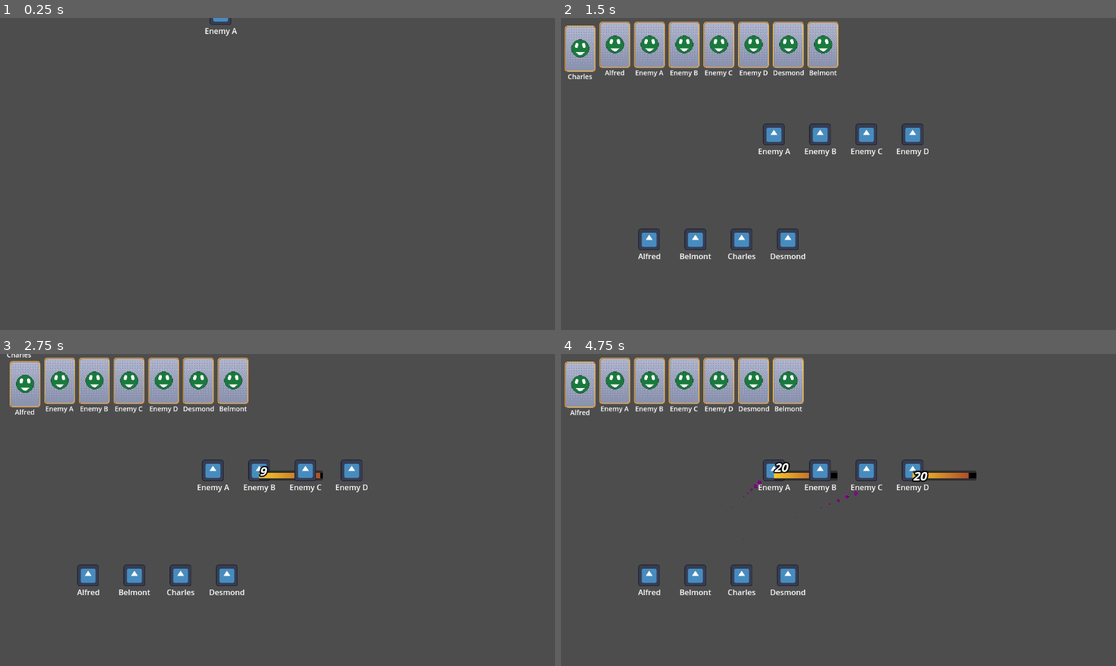
Above: before the commit, frames 1-4 (two rows, left to right).
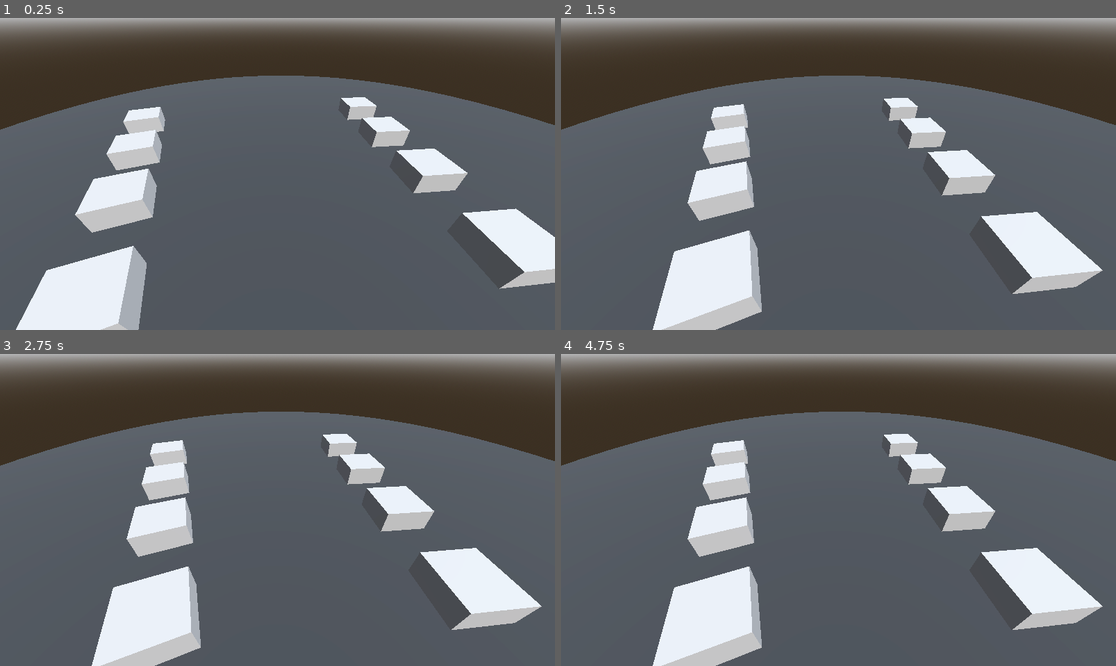
Above: after the commit, the same moments.

Repository: Kibibibit/rpg-project
Game: Godot game, scene res://scenes/scenes/battle_scene/battle_scene.tscn
The game is run twice, just before and just after one commit, with the same random seed, the same clock (stepped at 60 frames per second) and the same inputs. The engine's default icon, where the game draws it, is replaced by a stand-in: a white triangle on a blue panel in a dark square.
Inputs:
- Up to frame 1 (0.25 s): no input
- Up to frame 2 (1.5 s): no input
- Up to frame 3 (2.75 s): no input
- Up to frame 4 (4.75 s): tap Enter at 3.5 s

The runs differ from the first frame. In frame 1, 44% of the frame differs, in the area x 0-100%, y 0-100%; in frame 2, 48%; in frame 3, 48%; in frame 4, 49%.

Commit message:
Committing some of the 3d work

Diff:
--- a/project.godot
+++ b/project.godot
@@ -18,3 +18,7 @@
 [autoload]
 
 SignalBus="*res://scripts/nodes/autoloads/signal_bus/signal_bus.gd"
+
+[editor_plugins]
+
+enabled=PackedStringArray("res://addons/todo_finder/plugin.cfg")
--- a/scenes/scenes/battle_scene/battle_scene.gd
+++ b/scenes/scenes/battle_scene/battle_scene.gd
@@ -3,7 +3,7 @@
 
 
 func _ready() -> void:
-	var battle_runner: BattleRunner = $BattleRunner
+	var state_machine: BattleStateMachine = $BattleStateMachine
 
 	var char_def_player_a: CharacterDef = load("res://resource/character_defs/char_def_hero_a.tres")
 	var char_def_player_b: CharacterDef = load("res://resource/character_defs/char_def_hero_b.tres")
@@ -12,7 +12,7 @@
 
 	var char_def_enemy_a: CharacterDef = load("res://resource/character_defs/char_def_enemy_a.tres")
 
-	battle_runner.run_battle(
+	var battle_state_data := BattleStateData.new(
 		[
 			Character.new(char_def_player_a),
 			Character.new(char_def_player_b),
@@ -26,3 +26,5 @@
 			Character.new(char_def_enemy_a)
 		]
 	)
+
+	state_machine.start_state_machine(battle_state_data)
--- a/scenes/scenes/battle_scene/battle_scene.tscn
+++ b/scenes/scenes/battle_scene/battle_scene.tscn
@@ -1,24 +1,26 @@
-[gd_scene load_steps=6 format=3 uid="uid://bpexcnoh4ln5l"]
+[gd_scene load_steps=7 format=3 uid="uid://bpexcnoh4ln5l"]
 
-[ext_resource type="Script" uid="uid://bxdfmvir074rn" path="res://scripts/nodes/battle/battle_runner.gd" id="1_bcrjf"]
 [ext_resource type="Script" uid="uid://chmwipf70aul0" path="res://scenes/scenes/battle_scene/battle_scene.gd" id="1_kgbuy"]
-[ext_resource type="Script" uid="uid://cauv0ocrsdfc2" path="res://scripts/nodes/battle/ai_controller.gd" id="2_j7fpl"]
-[ext_resource type="Script" uid="uid://cfc040vam32k1" path="res://scripts/nodes/battle/skill_runner.gd" id="4_47328"]
-[ext_resource type="PackedScene" uid="uid://b63e4n2mxcose" path="res://scenes/scenes/battle_scene/battle_scene_visuals/battle_scene_visuals_root.tscn" id="5_56lyg"]
+[ext_resource type="PackedScene" uid="uid://bpee84quochvr" path="res://scenes/scenes/battle_scene/battle_scene_visuals/ui/battle_ui.tscn" id="5_56lyg"]
+[ext_resource type="Script" uid="uid://c238fufsoe7be" path="res://scripts/nodes/battle/state_machine/battle_state_machine.gd" id="6_m5gns"]
+[ext_resource type="PackedScene" uid="uid://b63e4n2mxcose" path="res://scenes/scenes/battle_scene/battle_scene_visuals/battle_scene_3d.tscn" id="6_ojmsi"]
+[ext_resource type="Script" uid="uid://dtwubk34v1e47" path="res://scripts/nodes/battle/state_machine/state_nodes/round_start_state_node.gd" id="7_ip10j"]
+[ext_resource type="Script" uid="uid://bi21sk8odavpx" path="res://scripts/nodes/battle/state_machine/state_nodes/pre_battle_state_node.gd" id="7_ojmsi"]
 
 [node name="BattleScene" type="Node"]
 script = ExtResource("1_kgbuy")
 
-[node name="BattleSceneVisualsRoot" parent="." instance=ExtResource("5_56lyg")]
+[node name="BattleStateMachine" type="Node" parent="." node_paths=PackedStringArray("current_state")]
+script = ExtResource("6_m5gns")
+current_state = NodePath("PreBattleState")
 
-[node name="BattleRunner" type="Node" parent="."]
-script = ExtResource("1_bcrjf")
-metadata/_custom_type_script = "uid://bxdfmvir074rn"
+[node name="PreBattleState" type="Node" parent="BattleStateMachine" node_paths=PackedStringArray("round_start_state")]
+script = ExtResource("7_ojmsi")
+round_start_state = NodePath("../RoundStartState")
 
-[node name="AIController" type="Node" parent="BattleRunner"]
-script = ExtResource("2_j7fpl")
-metadata/_custom_type_script = "uid://cauv0ocrsdfc2"
+[node name="RoundStartState" type="Node" parent="BattleStateMachine"]
+script = ExtResource("7_ip10j")
 
-[node name="SkillRunner" type="Node" parent="BattleRunner"]
-script = ExtResource("4_47328")
-metadata/_custom_type_script = "uid://cfc040vam32k1"
+[node name="BattleUI" parent="." instance=ExtResource("5_56lyg")]
+
+[node name="BattleScene3D" parent="." instance=ExtResource("6_ojmsi")]
--- a/scenes/scenes/battle_scene/battle_scene_visuals/2d/battle_character/battle_character.gd
+++ /dev/null
@@ -1,54 +0,0 @@
-extends Node2D
-class_name BattleCharacter
-
-const _PACKED_SCENE: PackedScene = preload("uid://dn051ct866wlc")
-
-static func new_battle_character(p_character_id: int) -> BattleCharacter:
-	var instance: BattleCharacter = _PACKED_SCENE.instantiate() as BattleCharacter
-	instance.character = Character.from_id(p_character_id)
-	return instance
-
-@onready
-var skin_parent: Node2D = %SkinParent
-@onready
-var name_label: Label = %NameLabel
-
-var hp_bar: BarPopup
-var character: Character
-var _tween: Tween
-var target_position: Vector2
-
-
-func _ready() -> void:
-	if character:
-		name_label.text = character.character_name
-	_setup_signals()
-
-func _setup_signals() -> void:
-	SignalBus.Battle.UI.show_damage_number.connect(_show_damage_number)
-
-func update() -> void:
-	if _tween:
-		_tween.kill()
-	_tween = create_tween()
-	_tween.tween_property(self, "position", target_position, 0.5)
-	_tween.tween_callback(_on_update_done)
-	_tween.play()
-
-func _on_update_done() -> void:
-	SignalBus.Battle.UI.emit_on_character_ready(character.get_instance_id())
-
-func _show_damage_number(
-	p_character_id: int,
-	p_amount: int
-) -> void:
-	if character.get_instance_id() == p_character_id:
-		# TODO: Signal to tell character when bar has died
-		if !hp_bar:
-			hp_bar = BarPopup.new_popup_bar()
-			hp_bar.done.connect(_clear_hp_bar)
-			add_child(hp_bar)
-		hp_bar.update.call_deferred(character.hp + p_amount, character.hp, character.max_hp)
-
-func _clear_hp_bar() -> void:
-	hp_bar = null
--- a/scenes/scenes/battle_scene/battle_scene_visuals/2d/battle_character/battle_character.tscn
+++ /dev/null
@@ -1,27 +0,0 @@
-[gd_scene load_steps=3 format=3 uid="uid://dn051ct866wlc"]
-
-[ext_resource type="Script" uid="uid://bl4dy6vsgwrbf" path="res://scenes/scenes/battle_scene/battle_scene_visuals/2d/battle_character/battle_character.gd" id="1_oicxq"]
-[ext_resource type="Texture2D" uid="uid://cr3lqoqc4rvr2" path="res://icon.svg" id="2_mdf3p"]
-
-[node name="BattleCharacter" type="Node2D"]
-script = ExtResource("1_oicxq")
-
-[node name="SkinParent" type="Node2D" parent="."]
-unique_name_in_owner = true
-
-[node name="Sprite2D" type="Sprite2D" parent="SkinParent"]
-scale = Vector2(0.3515625, 0.3515625)
-texture = ExtResource("2_mdf3p")
-
-[node name="NameLabel" type="Label" parent="."]
-unique_name_in_owner = true
-anchors_preset = 5
-anchor_left = 0.5
-anchor_right = 0.5
-offset_left = -23.5
-offset_top = 23.0
-offset_right = 23.5
-offset_bottom = 46.0
-grow_horizontal = 2
-text = "Name"
-horizontal_alignment = 1
--- a/scenes/scenes/battle_scene/battle_scene_visuals/2d/battle_scene_2d.tscn
+++ b/scenes/scenes/battle_scene/battle_scene_visuals/2d/battle_scene_2d.tscn
@@ -1,6 +1,6 @@
 [gd_scene load_steps=4 format=3 uid="uid://u1iqplaufuh6"]
 
-[ext_resource type="Script" uid="uid://7cdjk6jdhbd4" path="res://scenes/scenes/battle_scene/battle_scene_visuals/2d/party_parent.gd" id="1_2gcnc"]
+[ext_resource type="Script" uid="uid://7cdjk6jdhbd4" path="res://scenes/scenes/battle_scene/battle_scene_visuals/party_parent.gd" id="1_2gcnc"]
 [ext_resource type="Script" uid="uid://coxtenmc75tdh" path="res://scenes/scenes/battle_scene/battle_scene_visuals/2d/battle_scene_2d.gd" id="1_lnbsb"]
 [ext_resource type="Script" uid="uid://dsh2a7mhtgrag" path="res://scenes/scenes/battle_scene/battle_scene_visuals/2d/vfx_manager.gd" id="3_gd11s"]
 
--- a/scenes/scenes/battle_scene/battle_scene_visuals/2d/party_parent.gd
+++ /dev/null
@@ -1,38 +0,0 @@
-extends Node2D
-class_name PartyParent
-
-@export
-var player_party: bool = false
-
-var battle_characters: Dictionary[int, BattleCharacter] = {}
-var _characters_ready: Array[int] = []
-
-func _ready() -> void:
-	_setup_signals()
-
-
-func _setup_signals() -> void:
-	SignalBus.Battle.do_battle_start.connect(_on_do_battle_start)
-	SignalBus.Battle.UI.on_character_ready.connect(_on_character_ready)
-
-
-func _on_do_battle_start(p_player_party: Array[Character], p_enemy_party: Array[Character]) -> void:
-	var party: Array[Character] = p_player_party if player_party else p_enemy_party
-
-	var index: int = 0
-	for character in party:
-		var c_id: int = character.get_instance_id()
-		var battle_character := BattleCharacter.new_battle_character(c_id)
-		battle_characters[c_id] = battle_character
-		battle_character.position.x = 32 + index * 2048
-		battle_character.target_position.x = index * 96
-		battle_character.position.y = 500 if player_party else -500
-		add_child(battle_character)
-		battle_character.update.call_deferred() # in case of immediate return
-		index += 1
-
-func _on_character_ready(p_character_id: int) -> void:
-	if p_character_id in battle_characters.keys():
-		_characters_ready.append(p_character_id)
-		if _characters_ready.size() == battle_characters.size():
-			SignalBus.Battle.UI.emit_on_party_ready.call_deferred(player_party)
--- /dev/null
+++ b/scenes/scenes/battle_scene/battle_scene_visuals/battle_character/battle_character.gd
@@ -0,0 +1,21 @@
+extends Node3D
+class_name BattleCharacter
+
+const _PACKED_SCENE := preload("uid://cmrdxxl8j661")
+
+static func new_battle_character(p_character: Character) -> BattleCharacter:
+	var instance: BattleCharacter = _PACKED_SCENE.instantiate()
+	instance.character = p_character
+	return instance
+
+@onready
+var skin_parent: Node3D = %SkinParent
+
+var character: Character
+
+
+func enter_scene() -> void:
+	var tween: Tween = create_tween()
+	tween.tween_property(self, "position", position + Vector3(0,0,-1), 1.0)
+	tween.play()
+	visible = true
--- /dev/null
+++ b/scenes/scenes/battle_scene/battle_scene_visuals/battle_character/battle_character.tscn
@@ -0,0 +1,14 @@
+[gd_scene load_steps=3 format=3 uid="uid://cmrdxxl8j661"]
+
+[ext_resource type="Script" uid="uid://bl4dy6vsgwrbf" path="res://scenes/scenes/battle_scene/battle_scene_visuals/battle_character/battle_character.gd" id="1_jxy1a"]
+
+[sub_resource type="BoxMesh" id="BoxMesh_snvcr"]
+
+[node name="BattleCharacter" type="Node3D"]
+script = ExtResource("1_jxy1a")
+
+[node name="SkinParent" type="Node3D" parent="."]
+unique_name_in_owner = true
+
+[node name="MeshInstance3D" type="MeshInstance3D" parent="SkinParent"]
+mesh = SubResource("BoxMesh_snvcr")
--- /dev/null
+++ b/scenes/scenes/battle_scene/battle_scene_visuals/battle_scene_3d.tscn
@@ -0,0 +1,58 @@
+[gd_scene load_steps=7 format=3 uid="uid://b63e4n2mxcose"]
+
+[ext_resource type="Script" uid="uid://7cdjk6jdhbd4" path="res://scenes/scenes/battle_scene/battle_scene_visuals/party_parent.gd" id="1_c061d"]
+
+[sub_resource type="ProceduralSkyMaterial" id="ProceduralSkyMaterial_3nixr"]
+sky_horizon_color = Color(0.66224277, 0.6717428, 0.6867428, 1)
+ground_horizon_color = Color(0.66224277, 0.6717428, 0.6867428, 1)
+
+[sub_resource type="Sky" id="Sky_c061d"]
+sky_material = SubResource("ProceduralSkyMaterial_3nixr")
+
+[sub_resource type="Environment" id="Environment_vu6hx"]
+background_mode = 2
+sky = SubResource("Sky_c061d")
+tonemap_mode = 2
+glow_enabled = true
+
+[sub_resource type="StandardMaterial3D" id="StandardMaterial3D_3nixr"]
+albedo_color = Color(0.14406255, 0.14406255, 0.14406255, 1)
+
+[sub_resource type="CylinderMesh" id="CylinderMesh_d22mn"]
+material = SubResource("StandardMaterial3D_3nixr")
+top_radius = 10.0
+bottom_radius = 10.0
+
+[node name="BattleScene3D" type="Node3D"]
+
+[node name="WorldEnvironment" type="WorldEnvironment" parent="."]
+environment = SubResource("Environment_vu6hx")
+
+[node name="DirectionalLight3D" type="DirectionalLight3D" parent="."]
+transform = Transform3D(-0.8660254, -0.43301278, 0.25, 0, 0.49999997, 0.86602545, -0.50000006, 0.75, -0.43301266, 0, 0, 0)
+shadow_enabled = true
+directional_shadow_max_distance = 1.0
+
+[node name="TerrainRoot" type="Node3D" parent="."]
+unique_name_in_owner = true
+
+[node name="MeshInstance3D" type="MeshInstance3D" parent="TerrainRoot"]
+transform = Transform3D(1, 0, 0, 0, 1, 0, 0, 0, 1, -0.013031483, -0.99214554, -0.016347647)
+mesh = SubResource("CylinderMesh_d22mn")
+skeleton = NodePath("../..")
+
+[node name="Camera3D" type="Camera3D" parent="."]
+transform = Transform3D(-0.36484143, -0.57511646, 0.7322102, 0, 0.7864183, 0.6176943, -0.9310697, 0.22536048, -0.28691798, 4.050085, 3.1233482, -1.3611058)
+
+[node name="CharacterRoot" type="Node3D" parent="."]
+
+[node name="PlayerPartyRoot" type="Marker3D" parent="CharacterRoot"]
+unique_name_in_owner = true
+transform = Transform3D(0.7389377, 0, 0.67377377, 0, 1, 0, -0.67377377, 0, 0.7389377, 2.6550617, 0, 2.7458262)
+script = ExtResource("1_c061d")
+
+[node name="EnemyPartyRoot" type="Marker3D" parent="CharacterRoot"]
+unique_name_in_owner = true
+transform = Transform3D(-0.8915289, 0, -0.4529638, 0, 1, 0, 0.4529638, 0, -0.8915289, -2.6637213, 0, -2.5004025)
+script = ExtResource("1_c061d")
+team = 1
--- a/scenes/scenes/battle_scene/battle_scene_visuals/battle_scene_visuals_root.tscn
+++ /dev/null
@@ -1,10 +0,0 @@
-[gd_scene load_steps=3 format=3 uid="uid://b63e4n2mxcose"]
-
-[ext_resource type="PackedScene" uid="uid://bpee84quochvr" path="res://scenes/scenes/battle_scene/battle_scene_visuals/ui/battle_ui.tscn" id="1_d22mn"]
-[ext_resource type="PackedScene" uid="uid://u1iqplaufuh6" path="res://scenes/scenes/battle_scene/battle_scene_visuals/2d/battle_scene_2d.tscn" id="2_gl5y0"]
-
-[node name="BattleSceneVisualsRoot" type="Node"]
-
-[node name="BattleUI" parent="." instance=ExtResource("1_d22mn")]
-
-[node name="BattleScene2d" parent="." instance=ExtResource("2_gl5y0")]
--- /dev/null
+++ b/scenes/scenes/battle_scene/battle_scene_visuals/party_parent.gd
@@ -0,0 +1,25 @@
+extends Node3D
+class_name PartyParent
+
+@export
+var team: Team.Type
+
+var battle_characters: Dictionary[int, BattleCharacter] = {}
+
+func _ready() -> void:
+	_setup_signals()
+
+
+func _setup_signals() -> void:
+	SignalBus.Battle.add_battle_character.connect(_add_battle_character)
+
+
+
+func _add_battle_character(p_battle_character: BattleCharacter, p_team: Team.Type) -> void:
+	if p_team != team:
+		return
+	battle_characters[p_battle_character.get_instance_id()] = p_battle_character
+	p_battle_character.position.x = 4.0 - len(battle_characters)*2.0
+	p_battle_character.visible = false
+	add_child(p_battle_character)
+	p_battle_character.enter_scene()
--- a/scripts/enums/typed/affinity.gd
+++ b/scripts/enums/typed/affinity.gd
@@ -1,7 +1,7 @@
 extends RefCounted
 class_name Affinity
 
-enum _AffinityType {
+enum Type {
 	NORMAL,
 	WEAK,
 	RESIST,
@@ -10,8 +10,6 @@
 	ABSORB
 }
 
-const Type = _AffinityType
-
 const NORMAL := Type.NORMAL
 const WEAK := Type.WEAK
 const BLOCK := Type.BLOCK
--- a/scripts/enums/typed/conditional_trigger.gd
+++ b/scripts/enums/typed/conditional_trigger.gd
@@ -1,15 +1,13 @@
 extends RefCounted
 class_name ConditionalTrigger
 
-enum _ConditionalTriggerType {
+enum Type {
 	ON_HIT,
 	ON_CRIT,
 	ON_WEAKNESS,
 	ON_RESIST
 }
 
-const Type = _ConditionalTriggerType
-
 const ON_HIT := Type.ON_HIT
 const ON_CRIT := Type.ON_CRIT
 const ON_WEAKNESS := Type.ON_WEAKNESS
--- a/scripts/enums/typed/element.gd
+++ b/scripts/enums/typed/element.gd
@@ -1,7 +1,7 @@
 extends RefCounted
 class_name Element
 
-enum _ElementType {
+enum Type {
 	SLASH,
 	BASH,
 	FIRE,
@@ -9,8 +9,6 @@
 	# TODO: Add more as needed
 }
 
-const Type = _ElementType
-
 const SLASH := Type.SLASH
 const BASH := Type.BASH
 const FIRE := Type.FIRE
--- a/scripts/enums/typed/resource_cost.gd
+++ b/scripts/enums/typed/resource_cost.gd
@@ -1,12 +1,10 @@
 extends RefCounted
 class_name ResourceCost
 
-enum _ResourceCostType {
+enum Type {
 	MP,
 	HP
 }
 
-const Type = _ResourceCostType
-
 const MP := Type.MP
 const HP := Type.HP
--- /dev/null
+++ b/scripts/enums/typed/team.gd
@@ -0,0 +1,10 @@
+extends RefCounted
+class_name Team
+
+enum Type {
+	PLAYER,
+	ENEMY
+}
+
+const PLAYER := Type.PLAYER
+const ENEMY := Type.ENEMY
--- a/scripts/nodes/autoloads/signal_bus/battle/battle_signal_bus.gd
+++ b/scripts/nodes/autoloads/signal_bus/battle/battle_signal_bus.gd
@@ -5,6 +5,15 @@
 ## deferring signals conditionally is needed
 
 var UI := BattleUISignalBus.new()
+
+signal battle_event(s_event: BattleStateEvent)
+func emit_battle_event(p_event: BattleStateEvent) -> void:
+	battle_event.emit(p_event)
+
+signal add_battle_character(s_battle_character: BattleCharacter, s_team: Team.Type)
+func emit_add_battle_character(p_battle_character: BattleCharacter, p_team: Team.Type) -> void:
+	add_battle_character.emit(p_battle_character, p_team)
+
 
 signal do_battle_start(s_player_party: Array[Character], s_enemy_party: Array[Character])
 func emit_do_battle_start(p_player_party: Array[Character], p_enemy_party: Array[Character]) -> void:
--- a/scripts/nodes/battle/ai_controller.gd
+++ b/scripts/nodes/battle/ai_controller.gd
@@ -14,7 +14,10 @@
 func _on_request_ai_skill(p_character: Character, p_battle_state: BattleState, p_is_player: bool) -> void:
 	## TODO: Proper implementation
 
-	var possible_skills: Array[Skill] = p_character.get_skills().filter(func(s: Skill): return p_character.can_cast_skill(s))
+	var possible_skills: Array[Skill] = p_character.get_skills().filter(
+		func(s: Skill): return p_character.can_cast_skill(s)
+	)
+
 	var ally_party: Array[int] = []
 	var enemy_party: Array[int] = []
 	if p_is_player:
--- /dev/null
+++ b/scripts/nodes/battle/state_machine/battle_state_event.gd
@@ -0,0 +1,12 @@
+@abstract
+extends RefCounted
+class_name BattleStateEvent
+
+
+enum Type {
+	PRE_BATTLE_ANIMATION_COMPLETE
+}
+
+
+@abstract
+func get_type() -> Type
--- /dev/null
+++ b/scripts/nodes/battle/state_machine/battle_state_machine.gd
@@ -0,0 +1,25 @@
+extends Node
+class_name BattleStateMachine
+
+@export
+var current_state: BattleStateNode
+
+var state_data: BattleStateData
+
+
+# TODO: Redo so states emit their exit states, and they can hook into signals themselves
+
+func start_state_machine(p_state_data: BattleStateData) -> void:
+	state_data = p_state_data
+	current_state.state_enter(state_data)
+	SignalBus.Battle.battle_event.connect(update_state_machine)
+
+
+func update_state_machine(p_event: BattleStateEvent) -> void:
+	var next_state := current_state.update_state(state_data, p_event)
+
+	if (next_state):
+		print("State: %s -> %s" % [current_state.get_class(), next_state.class()])
+		current_state.state_exit(state_data)
+		current_state = next_state
+		current_state.state_enter(state_data)
--- /dev/null
+++ b/scripts/nodes/battle/state_machine/battle_state_node.gd
@@ -0,0 +1,13 @@
+@abstract
+extends Node
+class_name BattleStateNode
+
+
+func state_enter(_p_battle_state: BattleStateData) -> void:
+	pass
+
+func state_exit(_p_battle_state: BattleStateData) -> void:
+	pass
+
+@abstract
+func update_state(p_battle_state: BattleStateData, p_event: BattleStateEvent) -> BattleStateNode
--- /dev/null
+++ b/scripts/nodes/battle/state_machine/state_data/battle_state_data.gd
@@ -0,0 +1,19 @@
+extends RefCounted
+class_name BattleStateData
+
+var round_number: int = 0
+
+var player_characters: Dictionary[int, Character] = {}
+var enemy_characters: Dictionary[int, Character] = {}
+var character_is_player_map: Dictionary[int, bool] = {}
+
+
+func _init(p_player_characters: Array[Character], p_enemy_characters: Array[Character]) -> void:
+	for c in p_player_characters:
+		var c_id: int = c.get_instance_id()
+		player_characters[c_id] = c
+		character_is_player_map[c_id] =  true
+	for c in p_enemy_characters:
+		var c_id: int = c.get_instance_id()
+		enemy_characters[c_id] = c
+		character_is_player_map[c_id] = false
--- /dev/null
+++ b/scripts/nodes/battle/state_machine/state_events/battle_state_event_character_entered.gd
@@ -0,0 +1,5 @@
+extends BattleStateEvent
+class_name BattleStateEventCharacterEntered
+
+func get_type() -> Type:
+	return Type.PRE_BATTLE_ANIMATION_COMPLETE
--- /dev/null
+++ b/scripts/nodes/battle/state_machine/state_nodes/pre_battle_state_node.gd
@@ -0,0 +1,27 @@
+extends BattleStateNode
+class_name PreBattleStateNode
+
+@export
+var round_start_state: BattleStateNode
+
+var awaiting_characters: Array[int] = []
+
+
+func state_enter(p_battle_state: BattleStateData) -> void:
+	for character in p_battle_state.player_characters.values():
+		_create_battle_character(character, Team.PLAYER)
+	for character in p_battle_state.enemy_characters.values():
+		_create_battle_character(character, Team.ENEMY)
+
+
+
+func update_state(_p_battle_state: BattleStateData, p_event: BattleStateEvent) -> BattleStateNode:
+	if p_event.get_type() == BattleStateEvent.Type.PRE_BATTLE_ANIMATION_COMPLETE:
+		return round_start_state
+	return null
+
+
+func _create_battle_character(p_character: Character, p_team: Team.Type) -> void:
+	var battle_character := BattleCharacter.new_battle_character(p_character)
+	awaiting_characters.append(battle_character.get_instance_id())
+	SignalBus.Battle.emit_add_battle_character(battle_character, p_team)
--- /dev/null
+++ b/scripts/nodes/battle/state_machine/state_nodes/round_start_state_node.gd
@@ -0,0 +1,6 @@
+extends BattleStateNode
+class_name RoundStartStateNode
+
+
+func update_state(p_battle_state: BattleStateData, p_event: BattleStateEvent) -> BattleStateNode:
+	return null
--- a/scripts/ref_counted/stat_modifiers.gd
+++ b/scripts/ref_counted/stat_modifiers.gd
@@ -14,6 +14,10 @@
 var defense_modifier: int = 0
 var speed_modifier: int = 0
 
+func reset() -> void:
+	attack_modifier = 0
+	defense_modifier = 0
+	speed_modifier = 0
 
 func _get_modifier(
 	p_modifier: int,
--- a/scripts/resource_definitions/character.gd
+++ b/scripts/resource_definitions/character.gd
@@ -45,6 +45,7 @@
 
 func clear_battle_state() -> void:
 	# TODO: Clear temporary battle state like buffs/debuffs
+	modifiers.reset()
 	pass
 
 func get_percentage_cost(p_resource:int, p_percentage: int) -> int:
Not shown, added: addons/todo_finder/plugin.cfg
Not shown, added: addons/todo_finder/todo_finder_panel.gd
Not shown, added: addons/todo_finder/todo_finder_panel.gd.uid
Not shown, added: addons/todo_finder/todo_finder_panel.tscn
Not shown, added: addons/todo_finder/todo_finder_plugin.gd
Not shown, added: addons/todo_finder/todo_finder_plugin.gd.uid
Not shown, added: addons/todo_finder/todo_scroll_file_section.gd
Not shown, added: addons/todo_finder/todo_scroll_file_section.gd.uid
Not shown, added: addons/todo_finder/todo_scroll_file_section.tscn
Not shown, added: addons/todo_finder/todo_scroll_line.gd
Not shown, added: addons/todo_finder/todo_scroll_line.gd.uid
Not shown, added: addons/todo_finder/todo_scroll_line.tscn
(and 12 more such lines)
